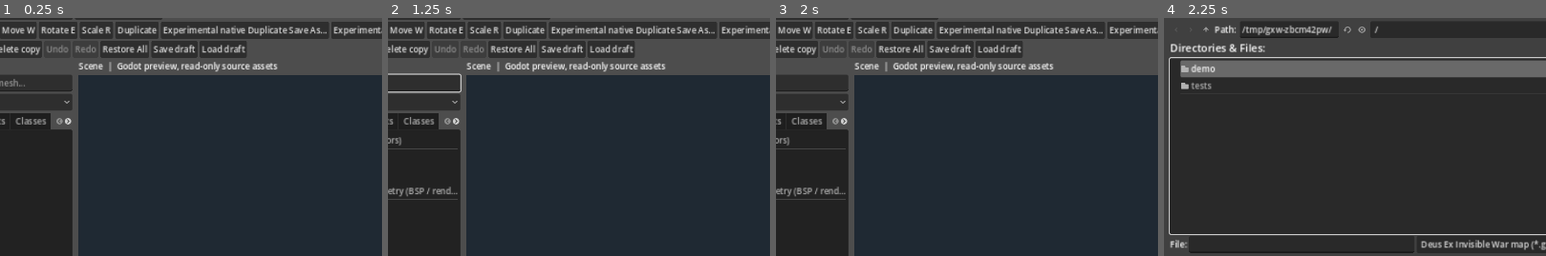
Above: before the commit, frames 1-4 (left to right).
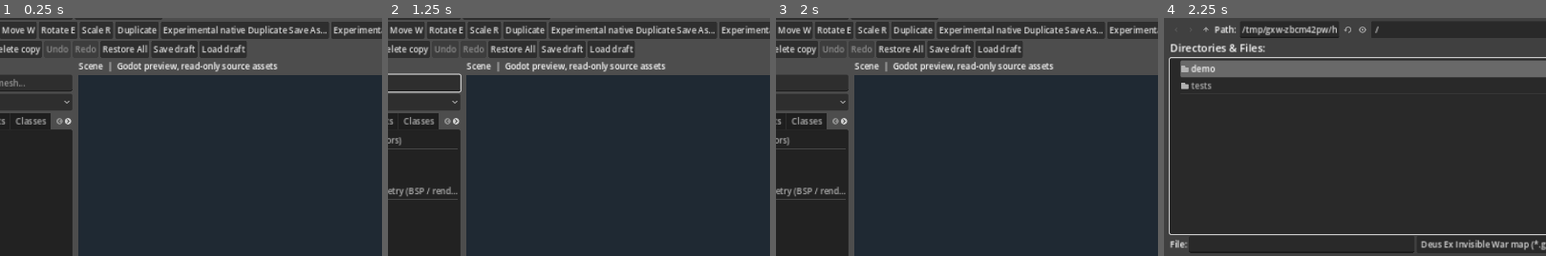
Above: after the commit, the same moments.

Repository: JakX2/Deus-Ex-2-SDK
Game: Godot game, scene res://main.tscn
Two runs of this game, one before a commit and one after it. Both use one fixed random seed, a clock stepped at 60 frames per second and the inputs below.
Inputs (mouse positions are % of the whole screen's width and height, from its top left):
- Up to frame 1 (0.25 s): no input
- Up to frame 2 (1.25 s): click (10, 25) at 0.52 s; type "Alex" at 0.6 s
- Up to frame 3 (2 s): click "Focus actor" at 1.25 s
- Up to frame 4 (2.25 s): click "Open DX2 map (.gmp)" at 2 s
The pictures show only the part of the screen within x 11-61%, y 11-61%; the shares and areas given below are measured in that part.

Frames 1-3 are identical in both runs. In frame 4, less than 0.1% of the frame differs, in the area x 44-57%, y 3-9%.

Commit message:
feat(dx2ed): source-backed Environment tab for native lights, sound zones and particle emitters

Diff:
--- a/native_editor/godot_editor/main.gd
+++ b/native_editor/godot_editor/main.gd
@@ -107,6 +107,12 @@
 var gameplay_list: ItemList
 var gameplay_details: TextEdit
 var gameplay_visible: Array = []
+# Original per-map light actors, ambient sound zones and particle emitters.
+# This tab never creates lights, changes sound schemas or writes game files.
+var environment_filter: LineEdit
+var environment_list: ItemList
+var environment_details: TextEdit
+var environment_visible: Array = []
 var loaded_actors_json_path: String = ""
 var prop_edit_step: SpinBox
 var original_mesh_transforms: Dictionary = {}
@@ -549,6 +555,33 @@
     gameplay_details.custom_minimum_size.y = 180
     gameplay_details.text = "Open a GMP and its original TriggerScript.zip. No native script binding or NPC spawning yet."
     gameplay_tab.add_child(gameplay_details)
+
+    var environment_tab := VBoxContainer.new()
+    environment_tab.name = "Environment"
+    left_tabs.add_child(environment_tab)
+    var environment_heading := Label.new()
+    environment_heading.text = "Original light / ambient zone / particle entities | Read-only"
+    environment_heading.autowrap_mode = TextServer.AUTOWRAP_WORD_SMART
+    environment_tab.add_child(environment_heading)
+    environment_filter = LineEdit.new()
+    environment_filter.placeholder_text = "Search lights, zone schemas and particles..."
+    environment_filter.text_changed.connect(func(_filter): _refresh_environment_entities())
+    environment_tab.add_child(environment_filter)
+    environment_list = ItemList.new()
+    environment_list.size_flags_vertical = Control.SIZE_EXPAND_FILL
+    environment_list.item_selected.connect(_environment_entity_selected)
+    environment_tab.add_child(environment_list)
+    var environment_locate := Button.new()
+    environment_locate.text = "Locate selected source entity (F)"
+    environment_locate.tooltip_text = "Focus original actor Location. No runtime entity is spawned."
+    environment_locate.pressed.connect(func(): focus_selected())
+    environment_tab.add_child(environment_locate)
+    environment_details = TextEdit.new()
+    environment_details.editable = false
+    environment_details.wrap_mode = TextEdit.LINE_WRAPPING_BOUNDARY
+    environment_details.custom_minimum_size.y = 200
+    environment_details.text = "Import an original DX2 map to browse its native lights and audio zones. Read-only."
+    environment_tab.add_child(environment_details)
 
     var brushes_tab := VBoxContainer.new()
     brushes_tab.name = "Brushes"
@@ -1227,6 +1260,7 @@
         if typeof(actor) == TYPE_DICTIONARY and actor.has("name"):
             actors_by_name[str(actor["name"])] = actor
     _refresh_actor_list()
+    _refresh_environment_entities()
     _load_source_gamesys_catalog(path.get_base_dir().path_join("gamesys_inspector.json"))
     status_label.text = "Loaded %d actors, %d meshes. Click a mesh or select an actor." % [actors.size(), mesh_count]
 
@@ -1260,6 +1294,11 @@
     _refresh_asset_list()
     actors.clear()
     actors_by_name.clear()
+    environment_visible.clear()
+    if environment_list != null:
+        environment_list.clear()
+    if environment_details != null:
+        environment_details.text = "Import a source map to inspect light and sound entities."
     loaded_actors_json_path = ""
     gameplay_catalog.clear()
     gameplay_visible.clear()
@@ -1475,6 +1514,94 @@
         + "\n\nRaw integer indices are NOT verified TS_ IDs."
         + "\nNo NPC spawning or script assignment is enabled."
     )
+
+
+
+## These property IDs and names are verified against the original
+## DX2 System/Engine.d2u and Gamesys declarations. A stream schema is
+## a ZONE-level sound setting, not a positionable AmbientSound actor.
+func _environment_entity_kind(actor: Dictionary) -> String:
+    match str(actor.get("class", "")):
+        "Light":
+            return "Light"
+        "ZoneProperties":
+            return "Ambient sound zone"
+        "Emitter":
+            return "Particle emitter (NOT sound)"
+    return ""
+
+
+func _environment_game_value(actor: Dictionary, property_id: int) -> Variant:
+    var props: Variant = actor.get("game_properties", [])
+    if typeof(props) != TYPE_ARRAY:
+        return null
+    for prop in props:
+        if typeof(prop) == TYPE_DICTIONARY and int(prop.get("id", -1)) == property_id:
+            return prop.get("value")
+    return null
+
+
+func _refresh_environment_entities() -> void:
+    if environment_list == null:
+        return
+    environment_list.clear()
+    environment_visible.clear()
+    var query := environment_filter.text.strip_edges().to_lower() if environment_filter != null else ""
+    for actor in actors:
+        if typeof(actor) != TYPE_DICTIONARY:
+            continue
+        var kind := _environment_entity_kind(actor)
+        if kind.is_empty():
+            continue
+        var searchable := str(actor.get("name", "")) + " " + kind
+        for property_id in [116, 118, 1586, 1467, 1286, 1287]:
+            searchable += " " + str(_environment_game_value(actor, property_id))
+        if not query.is_empty() and query not in searchable.to_lower():
+            continue
+        environment_visible.append(actor)
+        environment_list.add_item(str(actor.get("name", "?")) + " [" + kind + "]")
+    if environment_details != null:
+        environment_details.text = (
+            "Original environment actors: " + str(environment_visible.size())
+            + " match the current filter.\nLights are native actors; sound schemas "
+            + "are attached to ZoneProperties. Particle Emitters are NOT audio.\n"
+            + "Select a source entity to view exact original parameters. "
+            + "No sound playback, new lights or GMP writes."
+        )
+
+
+func _environment_entity_selected(index: int) -> void:
+    if index < 0 or index >= environment_visible.size():
+        return
+    var actor: Dictionary = environment_visible[index]
+    var kind := _environment_entity_kind(actor)
+    select_actor(actor)
+    if environment_details == null:
+        return
+    var rows: PackedStringArray = [
+        "ORIGINAL DX2 " + kind.to_upper() + " | READ ONLY",
+        "Actor: " + str(actor.get("name", "?")),
+        "Native class: " + str(actor.get("class", "?")),
+        "Source export: " + str(actor.get("export", "?")),
+        "Source Unreal XYZ: " + str(actor.get("location", [])),
+        ""
+    ]
+    if kind == "Light":
+        rows.append("LightColor (GameSys 116): " + str(_environment_game_value(actor, 116)))
+        rows.append("LightShape (GameSys 118): " + str(_environment_game_value(actor, 118)))
+        rows.append("EmissiveScale (GameSys 1586): " + str(_environment_game_value(actor, 1586)))
+        rows.append("bLightOn (GameSys 1487, explicit value only): " + str(_environment_game_value(actor, 1487)))
+        rows.append("To create a new light we must validate native Region/PhysicsVolume state.")
+    elif kind == "Ambient sound zone":
+        rows.append("StreamSchema1 (GameSys 1287): " + str(_environment_game_value(actor, 1287)))
+        rows.append("StreamSchema2 (GameSys 1286): " + str(_environment_game_value(actor, 1286)))
+        rows.append("NonStreamSchema1 (GameSys 1467): " + str(_environment_game_value(actor, 1467)))
+        rows.append("These configure zone audio, not a standalone point sound emitter.")
+    else:
+        rows.append("Particle effects are unrelated to the sound emitter system.")
+    rows.append("")
+    rows.append("Source asset untouched. No native create/edit/save operation in this tab.")
+    environment_details.text = "\n".join(rows)
 
 
 func _actor_category(actor: Dictionary) -> String:
@@ -4624,7 +4751,9 @@
         return
     # Most original AI/NPC candidates have no GLB mesh. Make them locatable
     # without fabricating any native NPC geometry or gameplay behavior.
-    if not selected_actor.is_empty() and _actor_on_original_ai_layer(selected_actor):
+    if (not selected_actor.is_empty() and
+        (_actor_on_original_ai_layer(selected_actor)
+         or not _environment_entity_kind(selected_actor).is_empty())):
         var coords: Variant = selected_actor.get("location", [])
         if typeof(coords) != TYPE_ARRAY or coords.size() != 3:
             return
@@ -4638,8 +4767,8 @@
         orbit_distance = 6.0
         _update_camera()
         status_label.text = (
-            "Focused original AI-layer actor " + str(selected_actor.get("name", ""))
-            + " at source Location. This is not a spawned NPC."
+            "Focused original source actor " + str(selected_actor.get("name", ""))
+            + " at original Location. No new entity spawned."
         )
 
 func frame_whole_scene() -> void:
